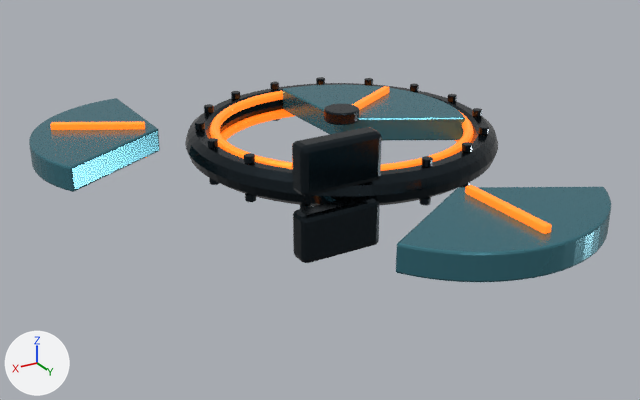
A saved change to the glTF model output/vertical_access_hatches/glb/08_round_sliding_tripartite.glb.
Both versions are drawn from a camera (50 mm lens) standing at (1.67, 2.62, 1.05) and looking at (0.23, 0.23, -0.14). The axes (+X, +Y, +Z) are drawn at lower left. The lights are the same throughout. The older version comes first. Both versions are drawn at frame 60 of the action 'open_08_round_sliding_tripartite_panel_2'; the numbers are the values there.

The first picture shows 'Control_Bottom_Housing', 'Control_Top_Housing', 'Inner_Pressure_Seal_Bottom', 'Inner_Pressure_Seal_Top', 'Outer_Reinforced_Rim', 'Tripartite_Central_Lock.001', 'Tripartite_Top_Accent_Rib_1.001', 'Tripartite_Top_Accent_Rib_2.001', 'Tripartite_circle_Panel_1', 'Tripartite_circle_Panel_2', 'Tripartite_circle_Panel_3' and 18 more.
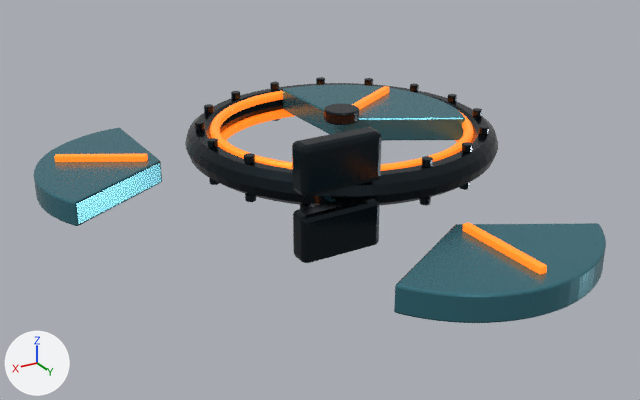
ob_radial_sliding_panel_1_001 is not drawn itself; it is the parent of ob_tripartite_bottom_accent_rib_1_001, ob_tripartite_circle_panel_1, ob_tripartite_top_accent_rib_1_001.
ob_radial_sliding_panel_2_001 is not drawn itself; it is the parent of ob_tripartite_bottom_accent_rib_2_001, ob_tripartite_circle_panel_2, ob_tripartite_top_accent_rib_2_001.

The change in detail:
Object 'Radial_Sliding_Panel_1.001' (ob_radial_sliding_panel_1_001) moves from (0.58, -0.335, -0.035) to (0.58, -0.335, -0.16).
Object 'Radial_Sliding_Panel_2.001' (ob_radial_sliding_panel_2_001) moves from (0.0, 0.67, -0.035) to (0.0, 0.67, -0.16).

Where the change shows, as pixel boxes (x1, y1, x2, y2) in the pictures (640 x 400 px):
'Tripartite_circle_Panel_2', moved: before (396, 187, 611, 282); after (394, 223, 606, 323)
'Tripartite_circle_Panel_1', moved: before (29, 98, 160, 192); after (34, 128, 162, 226)
'Tripartite_Top_Accent_Rib_2.001', moved: before (465, 185, 552, 234); after (463, 222, 547, 274)
'Tripartite_Top_Accent_Rib_1.001', moved: before (50, 122, 145, 130); after (54, 154, 148, 162)
